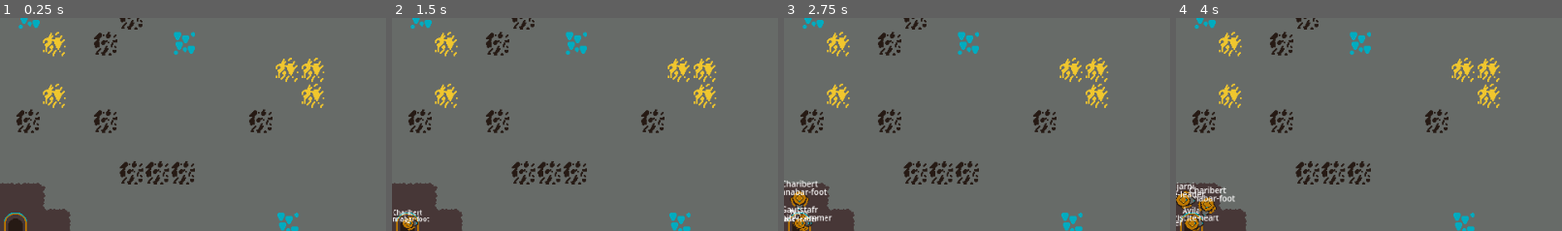
Above: before the commit, frames 1-4 (left to right).
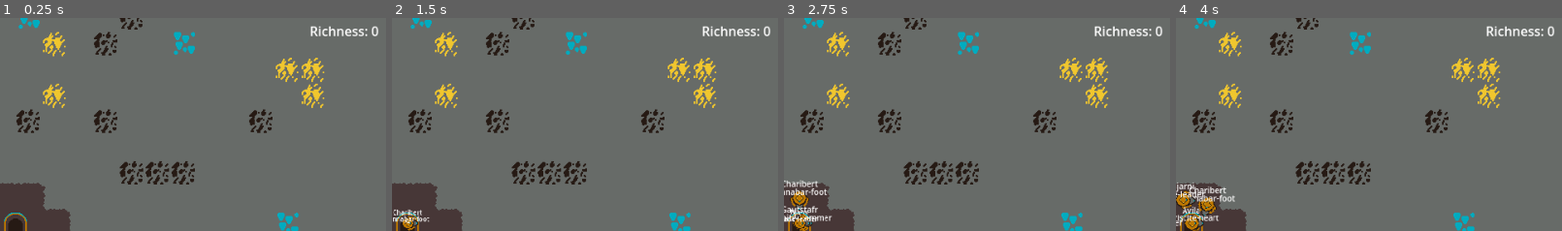
Above: after the commit, the same moments.

Repository: where-fore/dwarves
Game: Godot game, scene res://loose/main_game.tscn
The game is run twice, just before and just after one commit, with the same random seed, the same clock (stepped at 60 frames per second) and the same inputs.
Inputs (mouse positions are % of the whole screen's width and height, from its top left):
- Up to frame 1 (0.25 s): no input
- Up to frame 2 (1.5 s): click "Everyone, get in here!" at 0.5 s; click "Everyone, get in here!" at 1.25 s
- Up to frame 3 (2.75 s): click "Everyone, get in here!" at 2 s
- Up to frame 4 (4 s): tap Enter at 2.75 s; move the mouse to (72, 46) at 2.77 s; tap 1 at 2.85, 3.6 s; click (72, 46) at 2.92 s; move the mouse to (30, 56) at 3.52 s; click (30, 56) at 3.67 s
The pictures show only the part of the screen within x 48-98%, y 3-53%; the shares and areas given below are measured in that part.

The runs differ from the first frame. In frame 1, 0.4% of the frame differs, in the area x 80-98%, y 3-9%; in frame 2, 0.4%; in frame 3, 0.4%; in frame 4, 0.4%.

Commit message:
score tracker

Diff:
--- a/project/autoload/dwarf_names.gd
+++ b/project/autoload/dwarf_names.gd
@@ -8,7 +8,6 @@
 	else:
 		_banned_full_names.append(generated_name)
 
-	print_debug(generated_name)
 	return generated_name
 
 func clear_ban_list() -> void:
@@ -92,7 +91,7 @@
 const _last_names_prefixes:Array[String] = [
 	"Agate",
 	"Adamite",
-	"Aelxandrite",
+	"Alexandrite",
 	"Amethyst",
 	"Amber",
 	"Ammolite",
--- /dev/null
+++ b/project/autoload/ui_events.gd
@@ -0,0 +1,6 @@
+extends Node
+
+@warning_ignore_start("unused_signal")
+signal score_change_additive(value:int)
+
+@warning_ignore_restore("unused_signal")
--- a/project/loose/main_game.tscn
+++ b/project/loose/main_game.tscn
@@ -8,6 +8,7 @@
 [ext_resource type="Script" uid="uid://dp1c8yejp6mt" path="res://loose/ore_interaction.gd" id="4_dauqe"]
 [ext_resource type="Texture2D" uid="uid://gq3ycfbt2w41" path="res://sprites/entrance.png" id="6_8bvjn"]
 [ext_resource type="Script" uid="uid://t6vgrwnllp2x" path="res://loose/dwarf_button.gd" id="8_vaqii"]
+[ext_resource type="Script" uid="uid://40i7k2jyfc8g" path="res://loose/score_counter.gd" id="9_ocjp4"]
 
 [sub_resource type="NavigationPolygon" id="NavigationPolygon_8bvjn"]
 vertices = PackedVector2Array(506, 262, 538, 262, 538, 282, 506, 282, 506, 314, 454, 314, 454, 282, 454, 262, 422, 282, 422, 262, 506, 230, 454, 230)
@@ -76,4 +77,17 @@
 text = "Everyone, get in here!"
 script = ExtResource("8_vaqii")
 
+[node name="Label" type="Label" parent="CanvasLayer/Control"]
+layout_mode = 1
+anchors_preset = -1
+anchor_left = 1.0
+anchor_right = 1.0
+offset_left = -1.0
+offset_top = 20.0
+offset_right = -30.0
+offset_bottom = 23.0
+grow_horizontal = 0
+text = "Richness: "
+script = ExtResource("9_ocjp4")
+
 [connection signal="pressed" from="CanvasLayer/Control/Button" to="CanvasLayer/Control/Button" method="_on_pressed"]
--- a/project/loose/ore_interaction.gd
+++ b/project/loose/ore_interaction.gd
@@ -3,6 +3,10 @@
 const gold_id:Vector2i = Vector2i(3,0)
 const diamond_id:Vector2i = Vector2i(4,0)
 const coal_id:Vector2i = Vector2i(13,0)
+
+var gold_value:int = 50
+var diamond_value:int = 100
+var coal_value:int = 10
 
 func _ready() -> void:
 	randomize_spawn()
@@ -32,7 +36,23 @@
 
 
 func destroy_cell(at_location:Vector2) -> void:
-	erase_cell(at_location)
+	if get_cell_tile_data(at_location):
+		var cell_to_check:TileData = get_cell_tile_data(at_location)
+		var ore_type:String = cell_to_check.get_custom_data("Ore Type")
+		if ore_type:
+			#print_debug(ore_type)
+			var score_gained:int
+			match ore_type:
+				"Gold": score_gained = gold_value
+				"Diamond": score_gained = diamond_value
+				"Coal": score_gained = coal_value
+			UiEvents.score_change_additive.emit(score_gained)
+		else:
+			push_error("no ore type provided by this cell at: ", at_location)
+		erase_cell(at_location)
+	else:
+		#print_debug("no cell at that location on this layer")
+		pass
 
 #func _input(event: InputEvent) -> void:
 	#@warning_ignore("unsafe_property_access")
--- /dev/null
+++ b/project/loose/score_counter.gd
@@ -0,0 +1,14 @@
+extends Label
+
+var base_label_string:String = "Richness: "
+
+# Called when the node enters the scene tree for the first time.
+func _ready() -> void:
+	UiEvents.score_change_additive.connect(change_score_additive)
+	self.text = base_label_string + str(0)
+
+func change_score_additive(value:int) -> void:
+	var regex_for_number:RegEx = RegEx.create_from_string(r"\d+")
+	var current_score:int = regex_for_number.search(self.text).get_string().to_int()
+	var new_score:int = current_score + value
+	self.text = base_label_string + str(new_score)
--- a/project/project.godot
+++ b/project/project.godot
@@ -19,6 +19,7 @@
 
 DebugEvents="*res://autoload/debug_events.gd"
 DwarfNames="*res://autoload/dwarf_names.gd"
+UiEvents="*res://autoload/ui_events.gd"
 
 [debug]
 
Not shown, added: project/autoload/ui_events.gd.uid
Not shown: 1 places in project/loose/main_game.tscn that only renumber resources
Not shown, added: project/loose/score_counter.gd.uid
